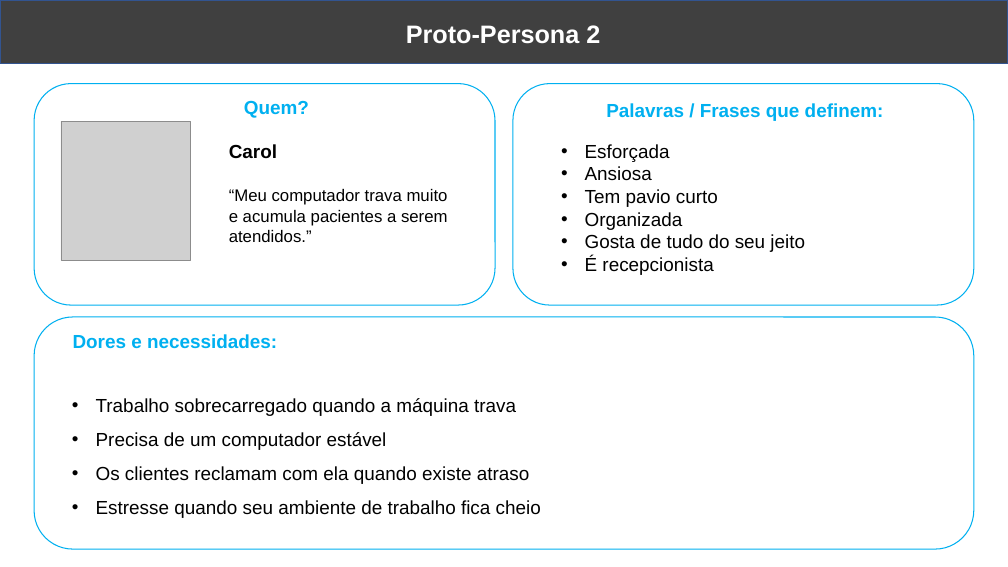
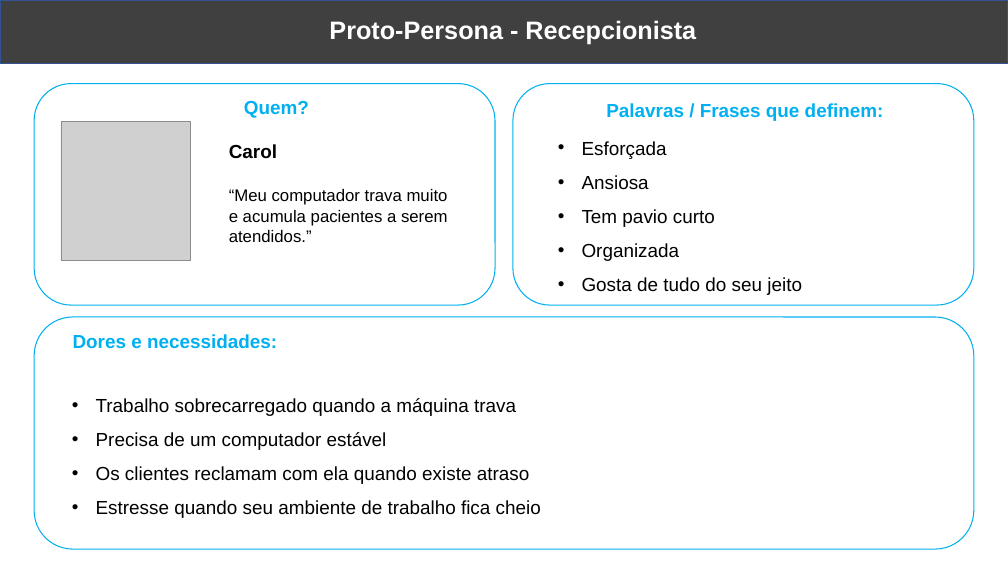
Before and after one commit to Grupo-9-SPTECH/Documentos-grupo9, a slide deck: slide 2 of Proto-Persona 1.pptx. Drawn at 1008x567 pixels with LibreOffice and Linux fonts; fonts in the diff are those of the drawing; grey boxes stand for pictures. Boxes give left, top, right and bottom in pixels: in the first picture for what was removed or moved away, otherwise in the second. Text is boxed around its words. In the diff, an @@ line names an element or a change of style, - is before the commit and + after.

```diff
--- a/Proto-Persona 1.pptx
+++ b/Proto-Persona 1.pptx
@@ text at box(329, 20, 696, 45): text changed @@
-Proto-Persona 2
+Proto-Persona - Recepcionista
@@ text "Esforçada" at box(582, 141, 802, 295): line spacing 1 to 1.5 @@
@@ text at box(585, 257, 713, 275): paragraph removed @@
-• É recepcionista
```
Also in this commit, not shown: 1 other slide changed, 8 other files.
